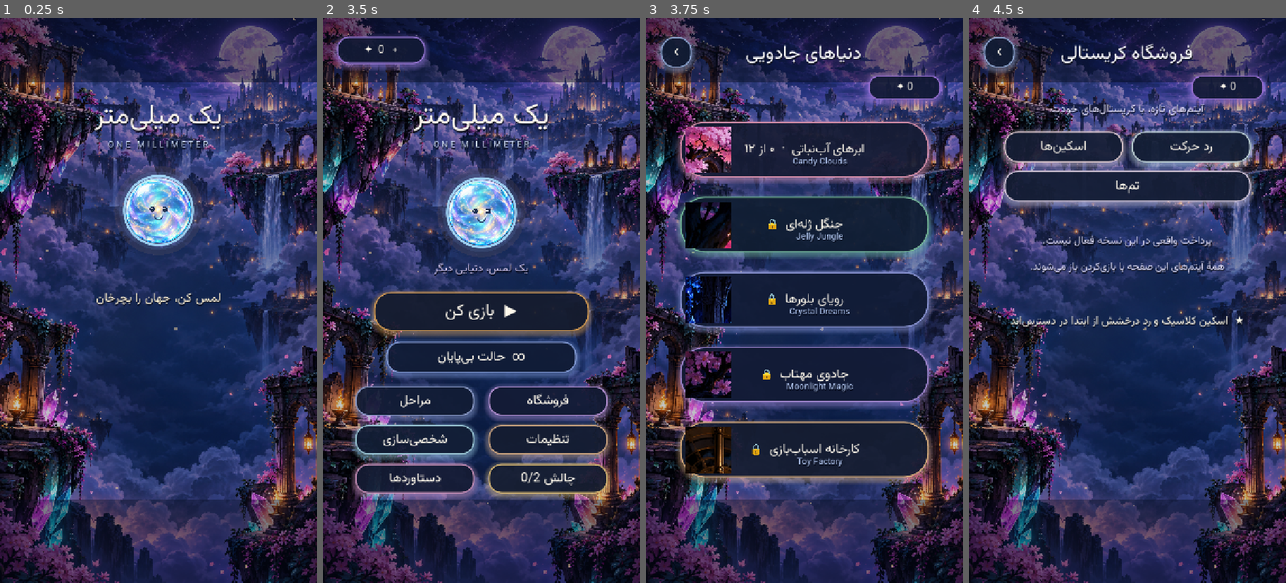
Above: before the commit, frames 1-4 (left to right).
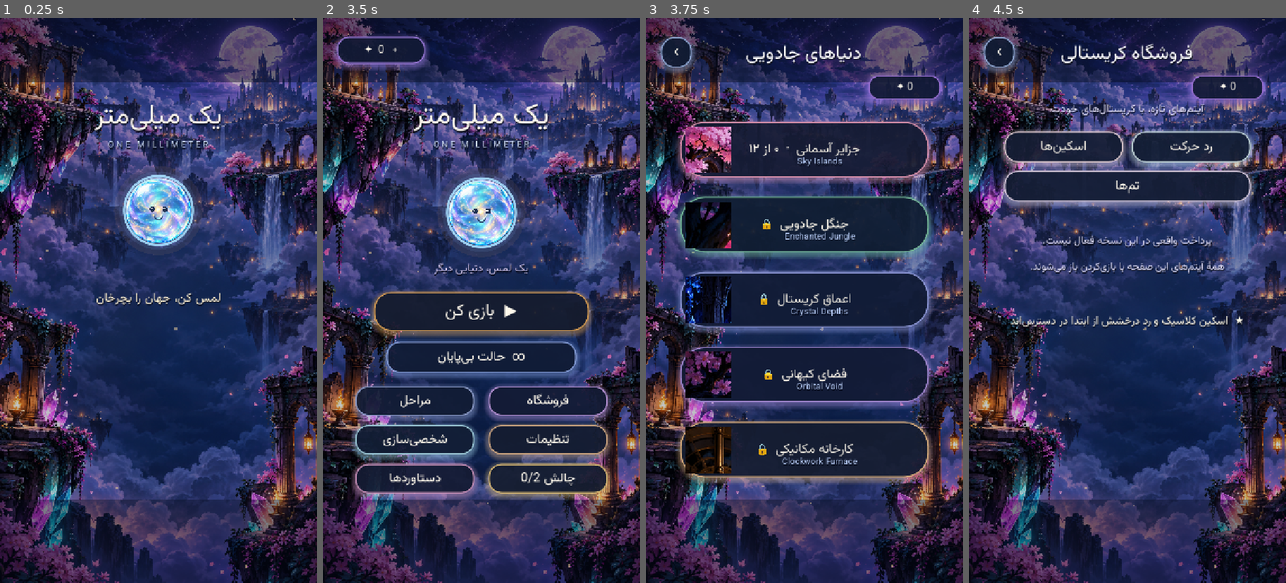
Above: after the commit, the same moments.

Repository: MahdiFarahani1/one-mili
Game: Godot game, scene res://scenes/main.tscn
Two runs of this game, one before a commit and one after it. Both use one fixed random seed, a clock stepped at 60 frames per second and the inputs below.
Inputs (mouse positions are in pixels of both pictures, inside the frame that each line leads up to):
- Up to frame 1 (0.25 s): no input
- Up to frame 2 (3.5 s): tap Enter at 0.5 s; move the mouse to (551, 272) at 0.52 s; click (551, 272) at 0.67 s; move the mouse to (418, 328) at 1.27 s; click (418, 328) at 1.42 s; click "✦ 0 +" at 2 s; click "‹" at 2.75 s
- Up to frame 3 (3.75 s): click "▶ بازی کن" at 3.5 s
- Up to frame 4 (4.5 s): click "✦ 0" at 4.25 s

Frames 1-2 are identical in both runs. In frame 3, 2.2% of the frame differs, in the area x 31-69%, y 22-80%; in frame 4, nothing differs.

Commit message:
Rebrand five worlds to match neon fantasy art direction

Diff:
--- a/levels/level_data.gd
+++ b/levels/level_data.gd
@@ -1,8 +1,8 @@
 extends RefCounted
 class_name LevelData
 
-const WORLD_NAMES := ["Candy Clouds", "Jelly Jungle", "Crystal Dreams", "Moonlight Magic", "Toy Factory"]
-const WORLD_FA := ["ابرهای آب‌نباتی", "جنگل ژله‌ای", "رویای بلورها", "جادوی مهتاب", "کارخانه اسباب‌بازی"]
+const WORLD_NAMES := ["Sky Islands", "Enchanted Jungle", "Crystal Depths", "Orbital Void", "Clockwork Furnace"]
+const WORLD_FA := ["جزایر آسمانی", "جنگل جادویی", "اعماق کریستال", "فضای کیهانی", "کارخانه مکانیکی"]
 const WORLD_COLORS := [Color("ff8fba"), Color("65cf9e"), Color("8a9aff"), Color("a77ff2"), Color("ffbb70")]
 const SKINS := ["classic", "fire", "ice", "galaxy", "gold", "rainbow", "ninja", "robot", "ghost", "crystal", "candy", "star", "electric", "moon", "legendary"]
 const SKIN_NAMES := ["ژلهٔ کلاسیک", "ژلهٔ آتشین", "ژلهٔ یخی", "کهکشانی", "طلایی", "رنگین‌کمانی", "نینجا", "ربات", "شبح", "بلوری", "آب‌نباتی", "ستاره‌ای", "برقی", "مهتابی", "افسانه‌ای"]
